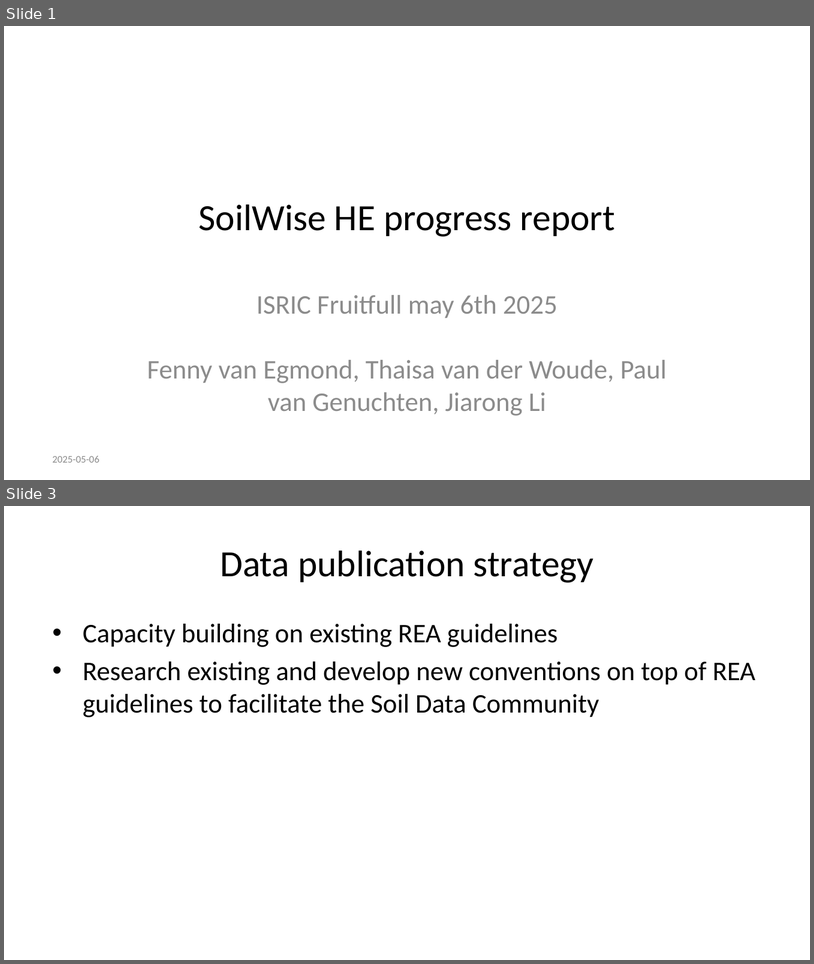
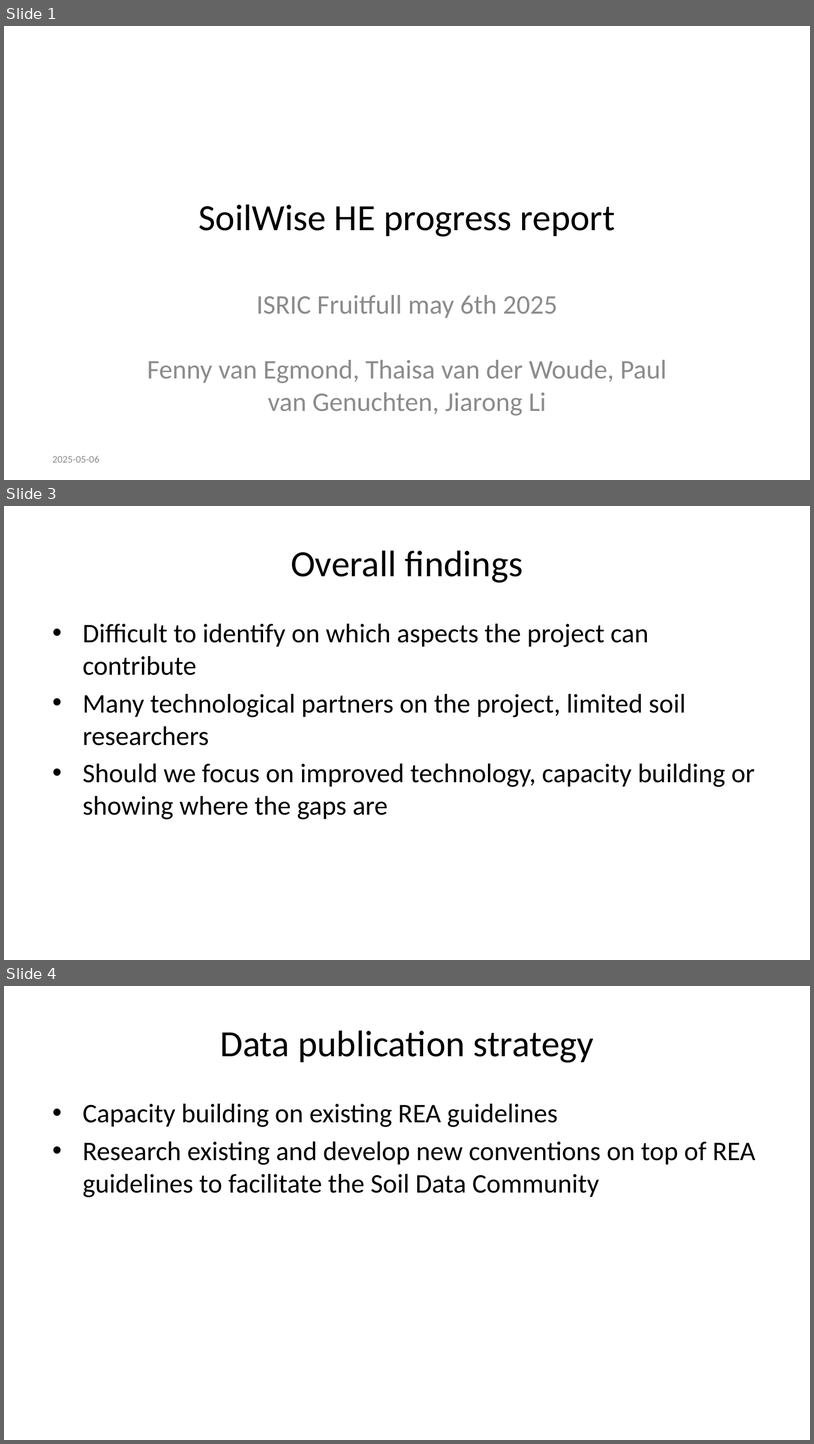
Before and after one commit to pvgenuchten/slides, a slide deck: slides/soilwise-fruifull-may25.pptx. Shown one above the other, each under a label of ours: slides 1 and 3 before the commit, slides 1, 3 and 4 after it; the slides between them are not shown. The pictures are 814x964 and 814x1444 pixels, drawn with LibreOffice and Linux fonts; fonts in the diff are those of the drawing. Boxes give left, top, right and bottom in pixels: in the first picture for what was removed or moved away, otherwise in the second. Text is boxed around its words. In the diff, an @@ line names an element or a change of style, - is before the commit and + after.

```diff
--- a/slides/soilwise-fruifull-may25.pptx
+++ b/slides/soilwise-fruifull-may25.pptx
@@ slide 3 added at [4,506,810,960], background #FFFFFF @@
@@ title added at [291,550,524,583], 33 pt, text #000000 @@
+Overall findings
@@ text added at [83,624,755,819], 24 pt, text #000000 @@
+• Difficult to identify on which aspects the project can contribute
+• Many technological partners on the project, limited soil researchers
+• Should we focus on improved technology, capacity building or showing where the gaps are
@@ what was slide 3 is now slide 4 @@
```
Also in this commit, not shown: 2 slides changed, 7 other files.
